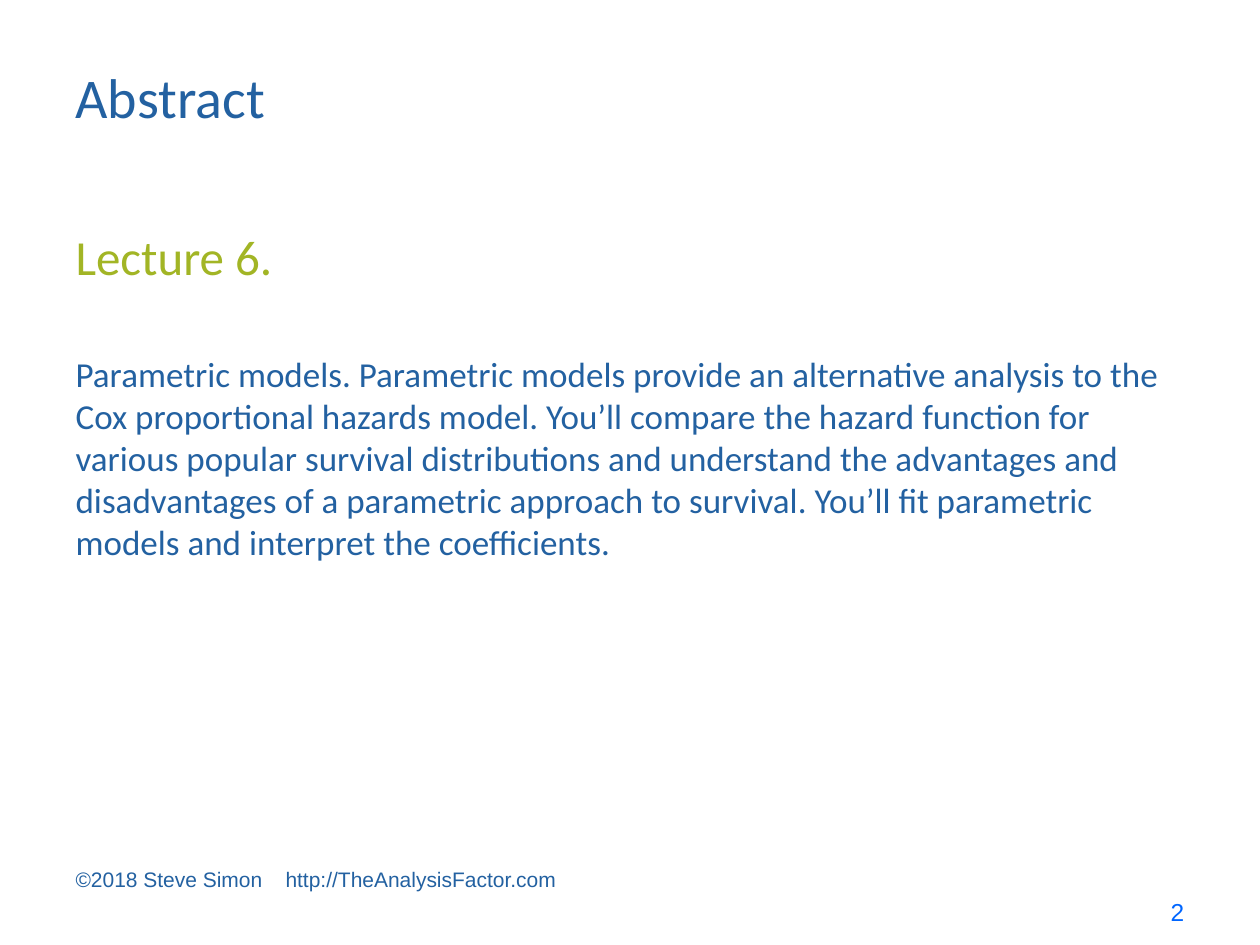
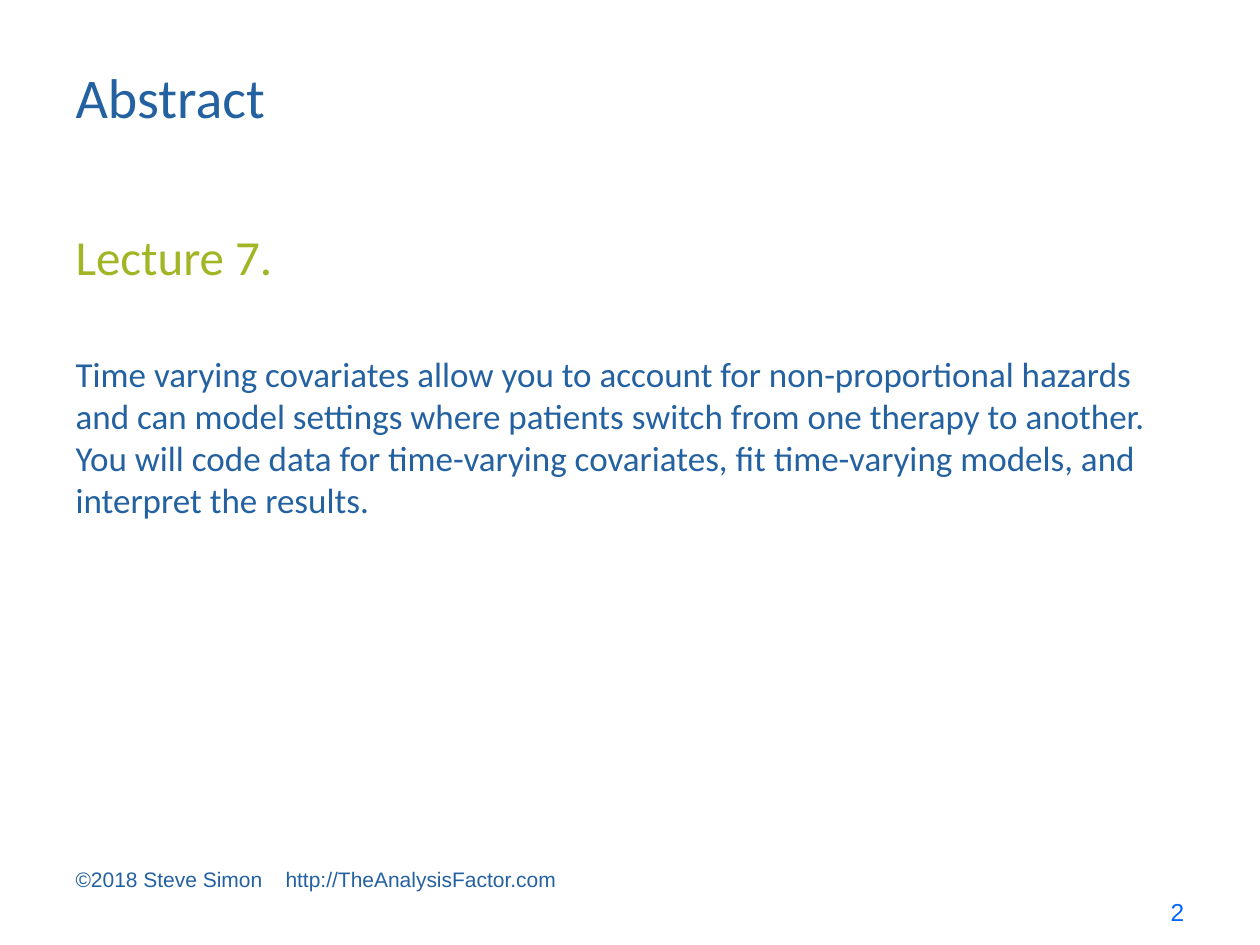
Before and after one commit to pmean/survival-models, a slide deck: slide 2 of bin/survival lecture 6.pptx. Drawn at 1260x945 pixels with LibreOffice and Linux fonts; fonts in the diff are those of the drawing. Boxes give left, top, right and bottom in pixels: in the first picture for what was removed or moved away, otherwise in the second. Text is boxed around its words. In the diff, an @@ line names an element or a change of style, - is before the commit and + after.

```diff
--- a/bin/survival lecture 6.pptx
+++ b/bin/survival lecture 6.pptx
@@ text at <box>76,243,272,276</box>: text changed @@
-Lecture 6.
+Lecture 7.
@@ text at <box>76,362,1145,519</box>: text changed @@
-Parametric models. Parametric models provide an alternative analysis to the Cox proportional hazards model. You’ll compare the hazard function for various popular survival distributions and understand the advantages and disadvantages of a parametric approach to survival. You’ll fit parametric models and interpret the coefficients.
+Time varying covariates allow you to account for non-proportional hazards and can model settings where patients switch from one therapy to another. You will code data for time-varying covariates, fit time-varying models, and interpret the results.
```
Also in this commit, not shown: 15 other slides changed, 13 slides removed, 2 other files.
